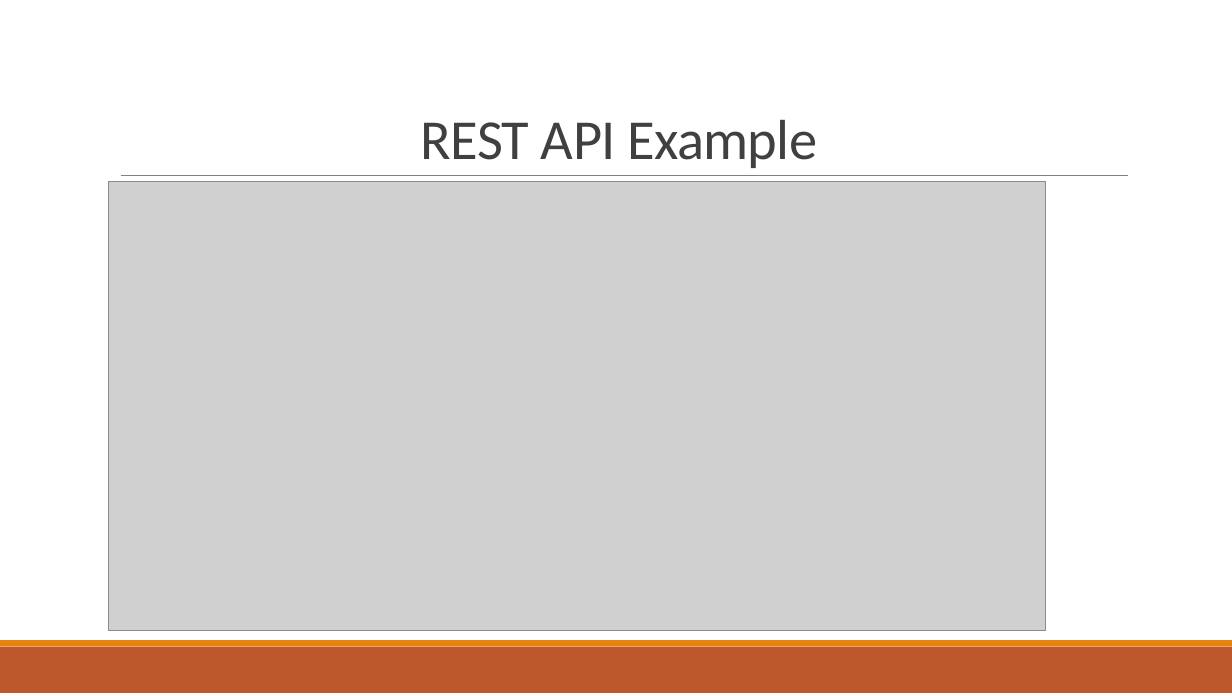
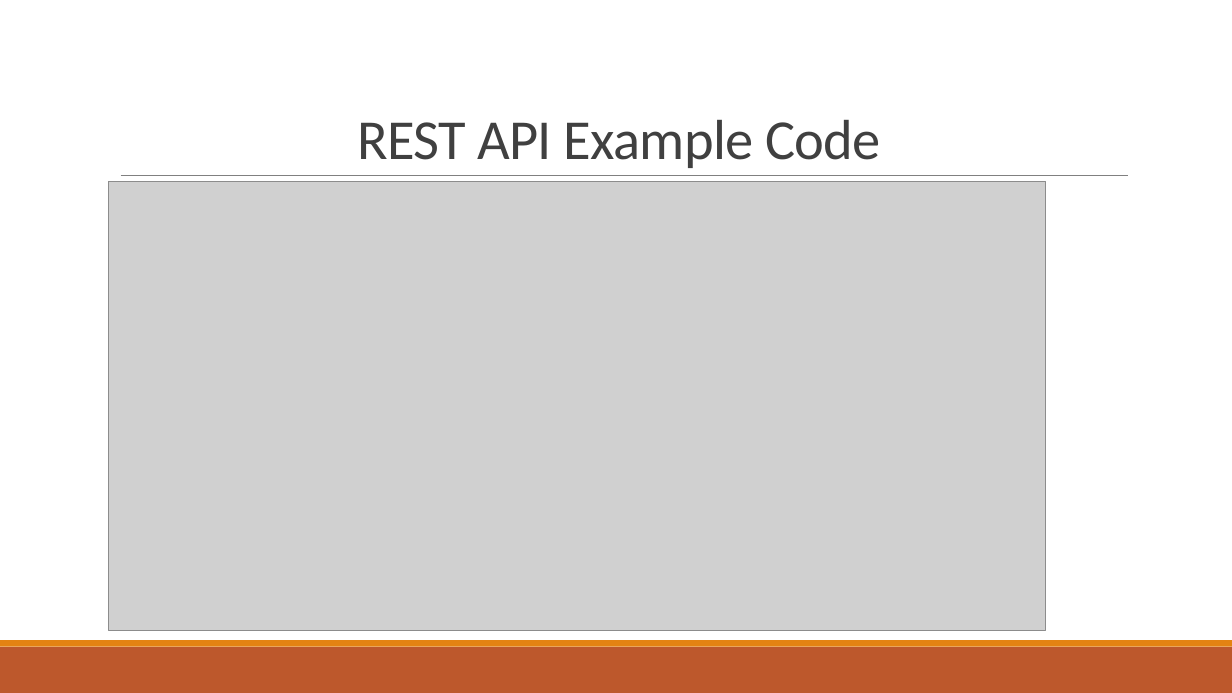
Before and after one commit to balacode/mydoc, a slide deck: slide 25 of REST PPT.pptx. Drawn at 1232x693 pixels with LibreOffice and Linux fonts; fonts in the diff are those of the drawing; grey boxes stand for pictures. Boxes give left, top, right and bottom in pixels: in the first picture for what was removed or moved away, otherwise in the second. Text is boxed around its words. In the diff, an @@ line names an element or a change of style, - is before the commit and + after.

```diff
--- a/REST PPT.pptx
+++ b/REST PPT.pptx
@@ title at (x1=357, y1=120, x2=881, y2=168): text changed @@
-REST API Example
+REST API Example Code
```
Also in this commit, not shown: 14 other slides changed, 1 other file.
